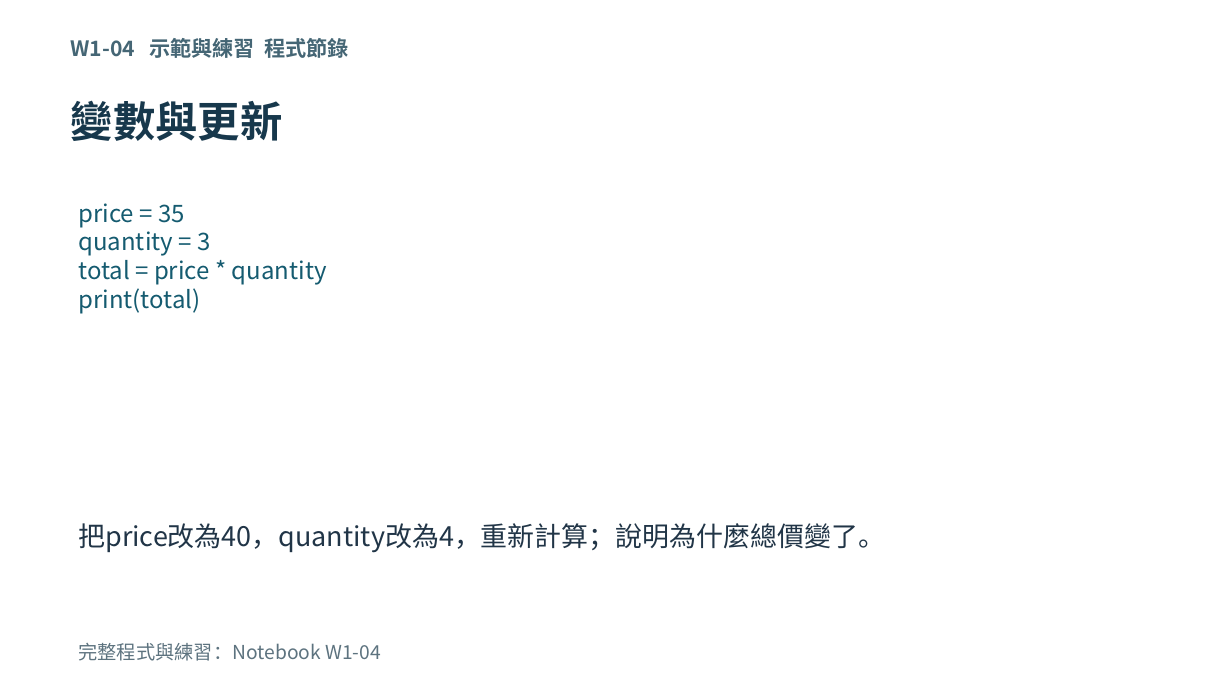
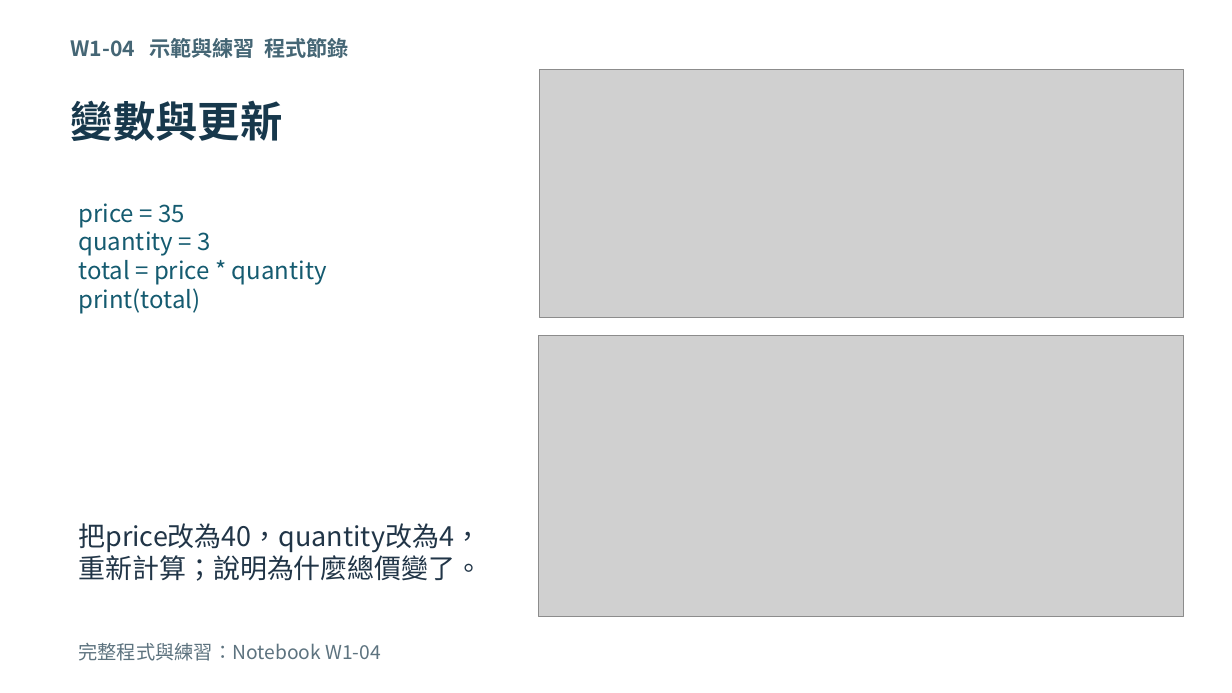
Before and after one commit to wangsungwen/Python-Artificial-Intelligence-Instruction, a slide deck: slide 67 of 五週Python人工智慧教學包/第1週/W01_教學簡報.pptx (slide 10 before the commit). Drawn at 1232x693 pixels with LibreOffice and Linux fonts; fonts in the diff are those of the drawing; grey boxes stand for pictures. Boxes give left, top, right and bottom in pixels: in the first picture for what was removed or moved away, otherwise in the second. Text is boxed around its words. In the diff, an @@ line names an element or a change of style, - is before the commit and + after.

```diff
--- a/五週Python人工智慧教學包/第1週/W01_教學簡報.pptx
+++ b/五週Python人工智慧教學包/第1週/W01_教學簡報.pptx
@@ picture added at (539,69,1184,317) @@
@@ picture added at (539,335,1184,616) @@
@@ text "把price改為40，quantity改為4，重新計算；說明為什麼總價變了。" rewrapped from (78,523,885,553) to (78,523,482,581) @@
```
Also in this commit, not shown: 3 other slides changed, 56 slides added.
